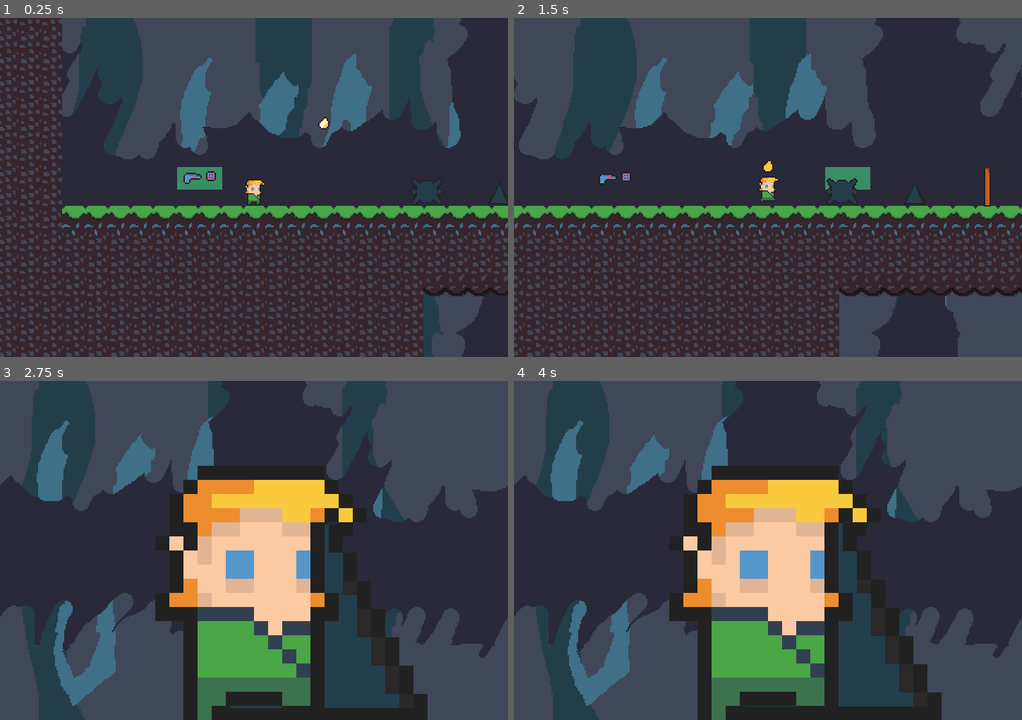
Above: before the commit, frames 1-4 (two rows, left to right).
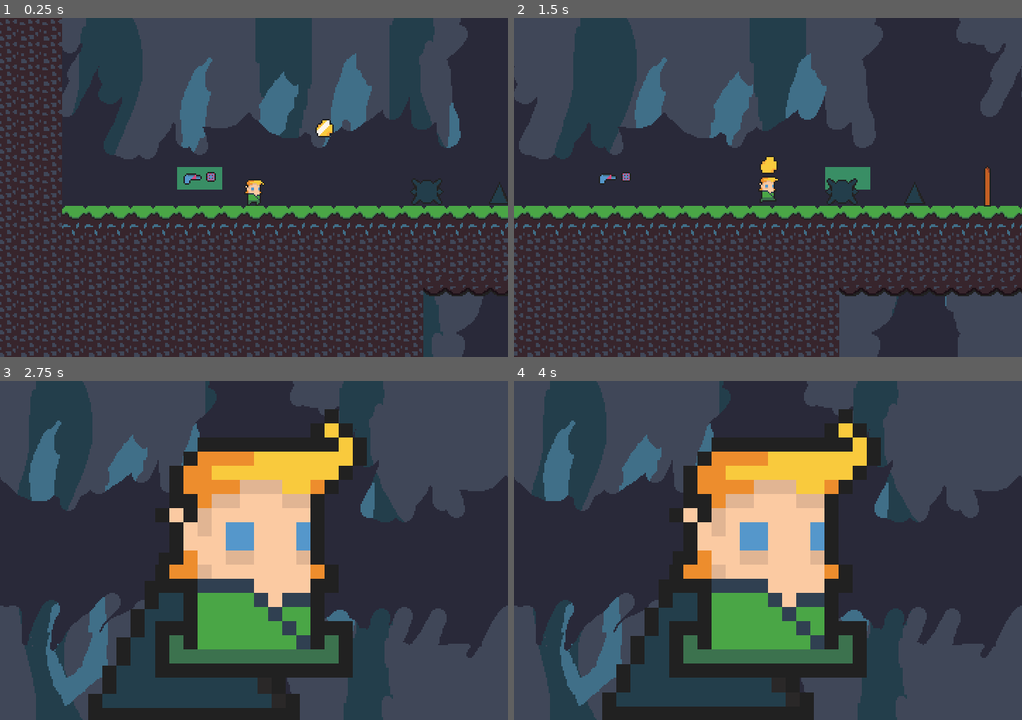
Above: after the commit, the same moments.

Repository: jotson/FantasticJetMan
Game: Godot game, scene res://scenes/General.tscn
Same seed, same stepped clock (60 frames per second), same inputs: the game is played once before the commit and once after it.
Inputs (mouse positions are in pixels of both pictures, inside the frame that each line leads up to):
- Up to frame 1 (0.25 s): no input
- Up to frame 2 (1.5 s): move the mouse to (879, 170) at 0.52 s; hold Right (ui_right) from 0.53 s (still down); tap D (confirm_throw) at 0.6 s; tap A (jump) at 0.77, 1.07 s; tap S (throw_state) at 0.8, 1.35 s; move the mouse to (666, 204) at 1.27 s
- Up to frame 3 (2.75 s): tap A (jump) at 1.52, 1.82, 2.3 s; click (152, 567) at 1.55 s; move the mouse to (304, 475) at 2.02 s; release Right (ui_right) at 2.03 s; hold Left (ui_left) from 2.03 s (still down); click (304, 475) at 2.1 s
- Up to frame 4 (4 s): move the mouse to (742, 618) at 2.77 s; release Left (ui_left) at 2.78 s; hold Right (ui_right) from 2.78 s (still down); tap A (jump) at 2.85, 3.02, 3.32, 3.77 s; tap D (confirm_throw) at 3.05, 3.6 s; tap Enter at 3.5 s; move the mouse to (920, 601) at 3.52 s; tap S (throw_state) at 3.8 s

The runs differ from the first frame. In frame 1, 0.2% of the frame differs, in the area x 36-66%, y 29-50%; in frame 2, less than 0.1%; in frame 3, 34%; in frame 4, 34%, in the area x 0-100%, y 0-100%.

Commit message:
Resize treasure, adjust player gravity

Diff:
--- a/scenes/General.tscn
+++ b/scenes/General.tscn
@@ -1,12 +1,12 @@
 [gd_scene load_steps=32 format=2]
 
-[ext_resource path="res://scenes/player/Player.tscn" type="PackedScene" id=1]
+[ext_resource path="res://scenes/jumpPad/JumpPad.tscn" type="PackedScene" id=1]
 [ext_resource path="res://assets/tiles/groundTiles.png" type="Texture" id=2]
-[ext_resource path="res://scenes/jumpPad/JumpPad.tscn" type="PackedScene" id=3]
-[ext_resource path="res://scenes/obstacles/GroundSpike.tscn" type="PackedScene" id=4]
-[ext_resource path="res://scenes/obstacles/Spear.tscn" type="PackedScene" id=5]
-[ext_resource path="res://scenes/obstacles/SpikyBall.tscn" type="PackedScene" id=6]
-[ext_resource path="res://assets/charater/TheGun-Sheet-Sheet-Sheet.png" type="Texture" id=7]
+[ext_resource path="res://scenes/obstacles/Spear.tscn" type="PackedScene" id=3]
+[ext_resource path="res://scenes/obstacles/SpikyBall.tscn" type="PackedScene" id=4]
+[ext_resource path="res://scenes/obstacles/GroundSpike.tscn" type="PackedScene" id=5]
+[ext_resource path="res://assets/charater/TheGun-Sheet-Sheet-Sheet.png" type="Texture" id=6]
+[ext_resource path="res://scenes/player/Player.tscn" type="PackedScene" id=7]
 [ext_resource path="res://scenes/player/Treasure.tscn" type="PackedScene" id=8]
 
 [sub_resource type="ConvexPolygonShape2D" id=1]
@@ -301,29 +301,28 @@
 
 [node name="Obstacles" type="Node2D" parent="."]
 
-[node name="GroundSpike2" parent="Obstacles" instance=ExtResource( 4 )]
+[node name="GroundSpike2" parent="Obstacles" instance=ExtResource( 5 )]
 position = Vector2( 552.818, 587.833 )
 
-[node name="GroundSpike3" parent="Obstacles" instance=ExtResource( 4 )]
+[node name="GroundSpike3" parent="Obstacles" instance=ExtResource( 5 )]
 position = Vector2( 567.775, 587.833 )
 
-[node name="GroundSpike4" parent="Obstacles" instance=ExtResource( 4 )]
+[node name="GroundSpike4" parent="Obstacles" instance=ExtResource( 5 )]
 position = Vector2( 582.91, 587.833 )
 
-[node name="GroundSpike5" parent="Obstacles" instance=ExtResource( 4 )]
+[node name="GroundSpike5" parent="Obstacles" instance=ExtResource( 5 )]
 position = Vector2( 597.906, 587.833 )
 
-[node name="GroundSpike6" parent="Obstacles" instance=ExtResource( 4 )]
+[node name="GroundSpike6" parent="Obstacles" instance=ExtResource( 5 )]
 position = Vector2( 628.774, 587.833 )
 
-[node name="GroundSpike7" parent="Obstacles" instance=ExtResource( 4 )]
+[node name="GroundSpike7" parent="Obstacles" instance=ExtResource( 5 )]
 position = Vector2( 612.818, 587.833 )
 
-[node name="GroundSpike" parent="Obstacles" instance=ExtResource( 4 )]
+[node name="GroundSpike" parent="Obstacles" instance=ExtResource( 5 )]
 position = Vector2( 537.893, 587.833 )
 
+[node name="Player" parent="." instance=ExtResource( 7 )]
+position = Vector2( 38.4614, -39.3831 )
+
 [node name="Treasure" parent="." instance=ExtResource( 8 )]
-
-[node name="Player" parent="." instance=ExtResource( 1 )]
-position = Vector2( 38.4614, -39.3831 )
-jump_speed = -800
--- a/scenes/Treasure.gd
+++ b/scenes/Treasure.gd
@@ -1,25 +1,30 @@
 extends RigidBody2D
 
 
-export (Vector2) var force = Vector2(0, 0);
-onready var player;
+onready var force = Vector2(80, -60);
+onready var bounce_force = Vector2(0, -360);
 onready var anim = $AnimationPlayer
+onready var queue_bounce = false;
+onready var queue_throw = false;
+onready var throw_direction = 1;
 
 # Called when the node enters the scene tree for the first time.
 func _ready():
 	anim.play('idle')
 
-func throw(direction, player_speed):
-	print('Got a on throw treasure event')
-	print(player_speed)
+func throw(direction):
+	print('queued throw')
+	queue_throw = true;
+	throw_direction = direction;
+	force.x *= throw_direction
+	apply_impulse(Vector2(), force);
 	# The direction depends on the player and is either 1 or -1
-	force.x += player_speed
-	force.x *= direction
-	apply_impulse(Vector2(), force);
+
 
 func bounce():
-	print('called bounce')
-	apply_impulse(Vector2(), Vector2(0, -180));
+	queue_bounce = false;
+	apply_impulse(Vector2(), bounce_force);
+	queue_bounce = true;
 
 func _on_Treasure_body_entered(body):
 	# Player has the method 'pick_up_treasure'
--- a/scenes/player/Player.gd
+++ b/scenes/player/Player.gd
@@ -1,13 +1,11 @@
 extends KinematicBody2D
 
 
-export (int) var jump_speed = -1800
-export (int) var gravity = 4000
+export (int) var jump_speed = -400
+export (int) var gravity = 1600
 export (int) var max_ground_speed = 800;
 export (int) var ground_acceleration = 100;
 export (int) var ground_deceleration = 50;
-export (int) var max_air_speed = 120;
-export (int) var air_acceleration = 15;
 
 var velocity = Vector2.ZERO
 # animation
@@ -19,7 +17,6 @@
 
 # Treasure Assets
 onready var treasureSprite = get_node("Treasure")
-export (Vector2) var treasure_throw_force = Vector2(0, 0);
 onready var treasureScene = preload("res://scenes/player/Treasure.tscn");
 
 # States
@@ -28,9 +25,6 @@
 onready var next_state = 'idle';
 onready var current_state = 'idle'; # just to set it to something;
 onready var previous_state;
-onready var is_jumping = false;
-onready var is_throwing = false;
-onready var bounce_in_queue = false;
 onready var is_carrying_treasure = false;
 
 ### JUMP PAD
@@ -62,19 +56,7 @@
 		jump_pad.show()
 ###
 
-
-func get_input():
-	# Throw state
-	if Input.is_action_just_pressed("throw_state"):
-		next_state = 'throwing'
-		is_throwing = true;
-
-	if is_throwing and Input.is_action_just_pressed("confirm_throw"):
-		emit_signal("confirm_throw")
-
 func _physics_process(delta):
-	# throw treasure
-	print('velocity ', velocity.x)
 	throw_treasure(delta)
 	# move
 	velocity.x = lerp( velocity.x, 0, ground_deceleration * delta )
@@ -205,11 +187,8 @@
 		treasureInstance.position = treasureSprite.position
 		add_child(treasureInstance)
 		var direction = 1;
-		var extra_force = 0;
 		if playerSprite.flip_h:
 			direction = -1;
-		if current_state != 'idle':
-			extra_force = 50;
-		treasureInstance.throw(direction, extra_force);
+		treasureInstance.throw(direction);
 		treasureSprite.hide()
 		is_carrying_treasure = false;
--- a/scenes/player/Treasure.tscn
+++ b/scenes/player/Treasure.tscn
@@ -1,15 +1,12 @@
 [gd_scene load_steps=6 format=2]
 
-[ext_resource path="res://assets/charater/treasure-Sheet.png" type="Texture" id=1]
-[ext_resource path="res://scenes/Treasure.gd" type="Script" id=2]
+[ext_resource path="res://scenes/Treasure.gd" type="Script" id=1]
+[ext_resource path="res://assets/charater/treasure-Sheet.png" type="Texture" id=2]
 
 [sub_resource type="PhysicsMaterial" id=1]
 bounce = 0.2
 
-[sub_resource type="CircleShape2D" id=2]
-radius = 4.74962
-
-[sub_resource type="Animation" id=3]
+[sub_resource type="Animation" id=2]
 resource_name = "idle"
 length = 2.0
 loop = true
@@ -27,25 +24,31 @@
 "values": [ 1, 2, 3, 4, 5, 0 ]
 }
 
+[sub_resource type="CapsuleShape2D" id=3]
+radius = 5.783
+height = 1.09304
+
 [node name="Treasure" type="RigidBody2D"]
 position = Vector2( 88.1429, -41.8696 )
 mode = 2
 physics_material_override = SubResource( 1 )
+gravity_scale = 2.5
 contacts_reported = 2
 contact_monitor = true
-script = ExtResource( 2 )
+can_sleep = false
+script = ExtResource( 1 )
 __meta__ = {
 "_edit_group_": true
 }
-force = Vector2( 40, -60 )
 
 [node name="Sprite" type="Sprite" parent="."]
-texture = ExtResource( 1 )
+texture = ExtResource( 2 )
 hframes = 6
 
+[node name="AnimationPlayer" type="AnimationPlayer" parent="."]
+anims/idle = SubResource( 2 )
+
 [node name="CollisionShape2D" type="CollisionShape2D" parent="."]
-shape = SubResource( 2 )
-
-[node name="AnimationPlayer" type="AnimationPlayer" parent="."]
-anims/idle = SubResource( 3 )
+position = Vector2( 0.69, -0.43 )
+shape = SubResource( 3 )
 [connection signal="body_entered" from="." to="." method="_on_Treasure_body_entered"]
Binary file changed: assets/charater/treasure-Sheet.png
Binary file changed: assets/charater/treasure.aseprite
Not shown: 2 places in scenes/General.tscn that only renumber resources
